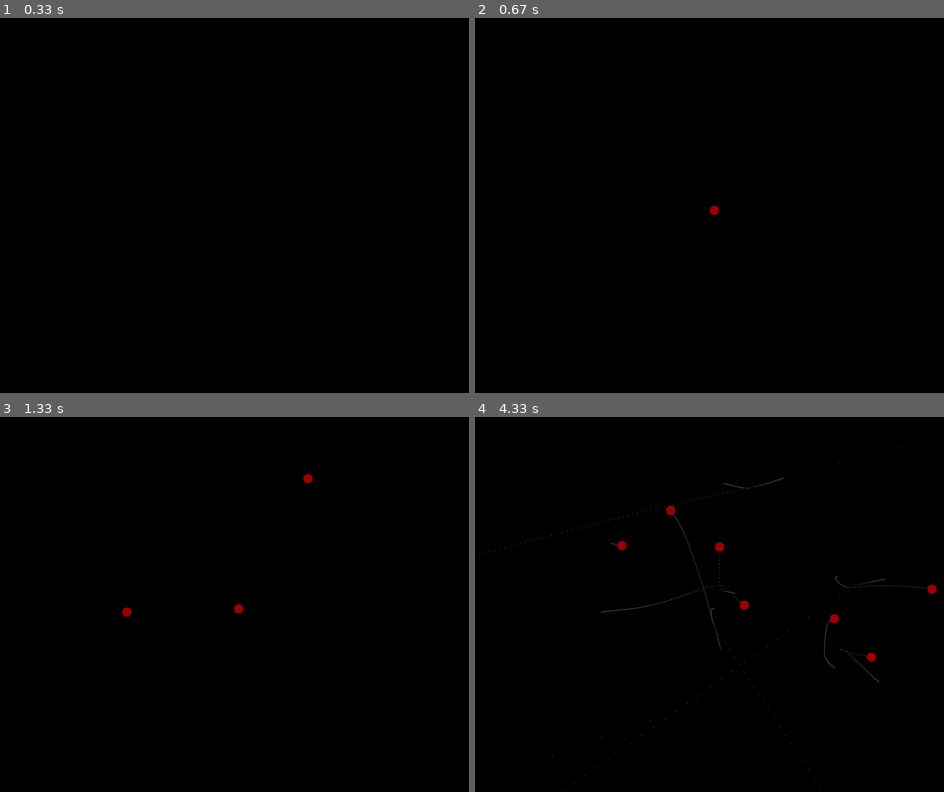
Above: before the commit, frames 1-4 (two rows, left to right).
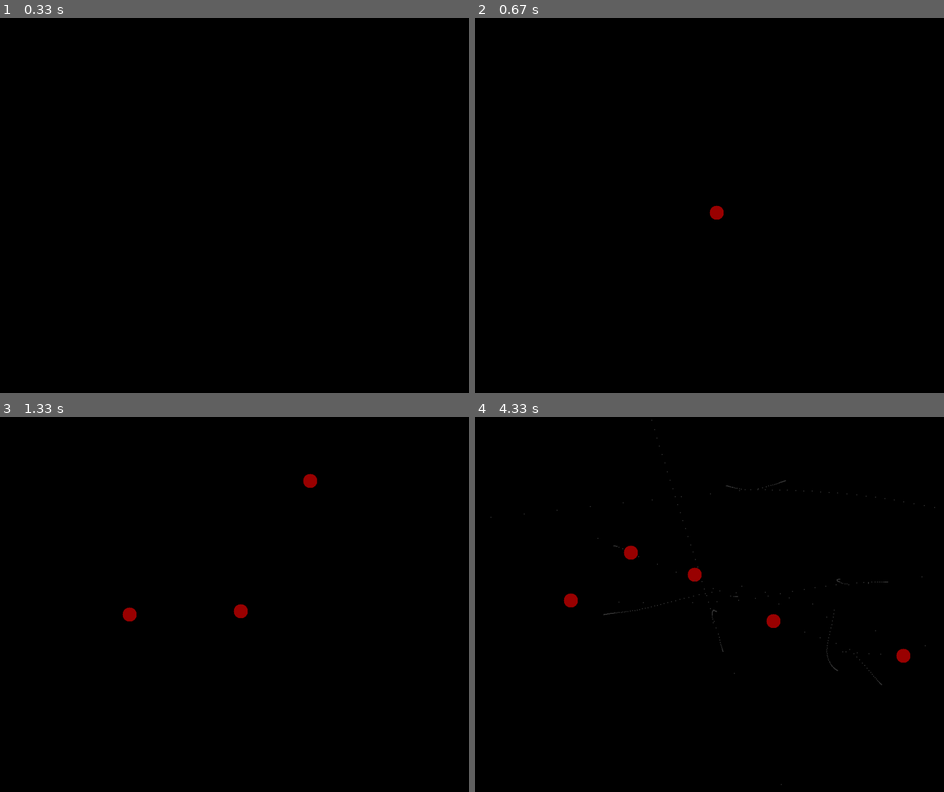
Above: after the commit, the same moments.

Repository: ggrainger34/PygameGravitySimulator
Game: pygame game, started from gravityEngine.py
Same seed, same stepped clock (60 frames per second), same inputs: the game is played once before the commit and once after it.
Inputs (mouse positions are in pixels of both pictures, inside the frame that each line leads up to):
- Up to frame 1 (0.33 s): no input
- Up to frame 2 (0.67 s): click (709, 205) at 0.4 s
- Up to frame 3 (1.33 s): click (121, 608) at 0.73 s; click (304, 473) at 1.07 s
- Up to frame 4 (4.33 s): click (718, 477) at 1.4 s; click (714, 645) at 1.73 s; click (831, 664) at 2.07 s; click (831, 570) at 2.4 s; click (878, 574) at 2.73 s; click (873, 675) at 3.07 s; click (728, 589) at 3.4 s; click (606, 537) at 3.73 s; click (836, 645) at 4.07 s

Frame 1 is identical in both runs. In frame 2, less than 0.1% of the frame differs, in the area x 50-53%, y 50-54%; in frame 3, 0.2%; in frame 4, 1.2%, in the area x 0-99%, y 0-100%.

Commit message:
Update gravityEngine.py

Diff:
--- a/gravityEngine.py
+++ b/gravityEngine.py
@@ -1,8 +1,8 @@
 """
 This is a short program that allows the user to click to place a celestial body.
 The body will move according to Newton's laws of Gravitation.
-This was implemented in python with the module pygame
-The time complexity of this algorithm is O(n^2) and works by cycling through each body and working out the impact each other body has on it, hence O(n^2)
+This was implemented in python with the module pygame.
+The time complexity of this algorithm is O(n^2) and works by cycling through each body and working out the forces affecting it, hence O(n^2)
 The program does not handle a large number of bodies well - further improvements could involve adding a quadtree to approximate the gravitional effects
 which could bring the program to O(nlogn) time
 """
@@ -11,74 +11,111 @@
 import pygame
 from random import randint
 from sys import exit
-import math
+from math import sqrt
+from time import perf_counter
+
+#Screen size constant
+screenSize = ((1000, 800))
 
 #Define computational constants as well as game constants
-screenSize = ((1000, 800))
-gravitationalConstant = 40
-physicsTimeStep = 0.05
+#Gravitational constant can be changed
+gravitationalConstant = 1
+eulerTimeStep = 0.01
+
 #bodyList is an array of all bodies affected by the gravitational force
 bodyList = []
 
 #Define class body
 class Body:
-    def __init__(self, pos_x, pos_y, vel_x, vel_y, mass, image):
+    def __init__(self, pos_x, pos_y, vel_x, vel_y, mass, bodyRadius, image):
         #Load the sprite image
         bodyImage = pygame.image.load(image)
         #Define mass, x and y postions and x and y velocities
         #Velocities will be used to update the position of the body
-        self.mass = mass
         self.pos_x = pos_x
         self.pos_y = pos_y
         self.vel_x = vel_x
         self.vel_y = vel_y
-        self.bodyRadius = (math.sqrt(self.mass), math.sqrt(self.mass))
-        self.centreOfMass_x = self.pos_x + (self.bodyRadius[0] / 2)
-        self.centreOfMass_y = self.pos_y + (self.bodyRadius[1] / 2)
+        self.mass = mass
+        self.bodyRadius = bodyRadius
+
+        #Body centre, from where all calculations are carried out
+        self.bodyCentreX = self.pos_x + (self.bodyRadius / 2)
+        self.bodyCentreY = self.pos_y + (self.bodyRadius / 2)
+
+        #The list of previousLocations is used to render the trail of the body
         self.previousLocations = []
-        #Scale the body according to mass (for the purposes of simulation, objects with larger masses will be larger)
-        self.bodyImage = pygame.transform.scale(bodyImage, self.bodyRadius)
-        #Add the new body to the body list
+        #Scale the body according to the given size of the body
+        self.bodyImage = pygame.transform.scale(bodyImage, (self.bodyRadius, self.bodyRadius))
+        #Add the new body to the body list - this is used in calculations
         bodyList.append(self)
 
     def update(self):
+        self.bodyCentreX = self.pos_x + (self.bodyRadius / 2)
+        self.bodyCentreY = self.pos_y + (self.bodyRadius / 2)
+
         #Loop through all bodies in the list and calculate how their masses impact the movement of the body
-        #This particular algorithm is O(n^2) when calculating all bodies and is in dire need of improvement but works for a low number of bodies
         for otherBody in bodyList:
+            resultantForceX = 0
+            resultantForceY = 0
+
+            singleForceX = 0
+            singleForceY = 0
+
             #The if statement stops bodies from being attracted to themselves
-            #If the bodies positions are the same do not count gravitational attraction. If this is not included it results
-            #In a divide by zero error
-            if otherBody != self and otherBody.pos_y != self.pos_y and otherBody.pos_x != self.pos_x:
+            #If the bodies positions are the same do not count gravitational attraction. As this stops bodies from being attracted to themselves
+            if not (otherBody.pos_y == self.pos_y and otherBody.pos_x == self.pos_x):
+                #The distance between the bodies squared
                 rSquared = ((otherBody.pos_x - self.pos_x) ** 2) + ((otherBody.pos_y - self.pos_y) ** 2)
-                self.centreOfMass_x = self.pos_x + (self.bodyRadius[0] / 2)
-                self.centreOfMass_y = self.pos_y + (self.bodyRadius[1] / 2)
-                self.y_normalised = (otherBody.centreOfMass_y - self.centreOfMass_y) / (math.sqrt(rSquared))
-                self.x_normalised = (otherBody.centreOfMass_x - self.centreOfMass_x) / (math.sqrt(rSquared))
-                self.acceleration = (gravitationalConstant * otherBody.mass) / rSquared
-                #Update position and velocity after calculating the desired acceleration
-                self.updateVelocity()
-                self.updatePosition()
+
+                #Find the direction in which the force is acting and normalise both x and y
+                forceDirectionX = (otherBody.bodyCentreX - self.bodyCentreX) / sqrt(rSquared)
+                forceDirectionY = (otherBody.bodyCentreY - self.bodyCentreY) / sqrt(rSquared)
+
+                #Newton's law of universal gravitation
+                singleForceMagnitude = gravitationalConstant * otherBody.mass / rSquared
+
+                singleForceX = singleForceMagnitude * forceDirectionX
+                singleForceY = singleForceMagnitude * forceDirectionY
+
+            #Add the forces resulting from all seperate bodies to the resultant force
+            resultantForceX += singleForceX
+            resultantForceY += singleForceY
+
+            #As F=m_1a and F=G*m_1*m_2 / r^2. We can cut m_1 from the equation. Hence F=a
+            accelerationX = resultantForceX
+            accelerationY = resultantForceY
+
+            #Update position and velocity after calculating the desired acceleration
+            self.updateVelocity(accelerationX, accelerationY)
+            self.updatePosition()
+
         #Update the screen
         self.renderTrail()
-        screen.blit(self.bodyImage, (self.pos_x, self.pos_y))
-        self.previousLocations.append((self.centreOfMass_x, self.centreOfMass_y))
+        self.renderBody()
+        self.previousLocations.append((self.bodyCentreX, self.bodyCentreY))
 
     #This code displays where the body has been in all past positions
     def renderTrail(self):
         for location in self.previousLocations:
             pygame.draw.circle(screen, (55,55,55), location, 1)
 
-    def updateVelocity(self):
-        self.vel_x += self.acceleration * physicsTimeStep * self.x_normalised
-        self.vel_y += self.acceleration * physicsTimeStep * self.y_normalised
+    def renderBody(self):
+        screen.blit(self.bodyImage, (self.pos_x, self.pos_y))
+
+    def updateVelocity(self, accelerationX, accelerationY):
+        self.vel_x += accelerationX
+        self.vel_y += accelerationY
 
     def updatePosition(self):
-        self.pos_x += (self.vel_x * physicsTimeStep)
-        self.pos_y += (self.vel_y * physicsTimeStep)
+        self.pos_x += self.vel_x
+        self.pos_y += self.vel_y
+
+        #print(self.pos_x, self.pos_y)
 
 def makeNewBody():
     mousePos = pygame.mouse.get_pos()
-    Body(mousePos[0],mousePos[1], 0, 0, 400, 'Object.png')
+    Body(mousePos[0],mousePos[1], 0, 0, 400, 30, 'Object.png')
 
 #Initialise the pygame screen and set dimensions, clock speed and title of application
 pygame.init()
@@ -89,10 +126,15 @@
 #Keep running the simulation until the user decides to quit
 mouseDownLastFrame = False
 
+prevCounter = perf_counter()
+currentTime = perf_counter()
+
 while True:
+    print(currentTime)
+
     currentMouse = False
+
     for event in pygame.event.get():
-        number = 0
         if event.type == pygame.QUIT:
             pygame.quit()
             exit()
@@ -101,12 +143,20 @@
 
     if currentMouse and not mouseDownLastFrame:
         makeNewBody()
-    #Calculate the new positions of the bodies
-    for body in bodyList:
-        body.update()
-    #Update screen
-    pygame.display.update()
-    #Clear screen
-    screen.fill((0,0,0))
-    clock.tick(60)
+
+    if currentTime - prevCounter > eulerTimeStep:
+        print(currentTime - prevCounter)
+        #Clear screen
+        screen.fill((0,0,0))
+
+        #Calculate the new positions of the bodies
+        for body in bodyList:
+            body.update()
+
+
+        #Update screen
+        pygame.display.update()
+
+        prevCounter = perf_counter()
+    currentTime = perf_counter()
     mouseDownLastFrame = currentMouse
